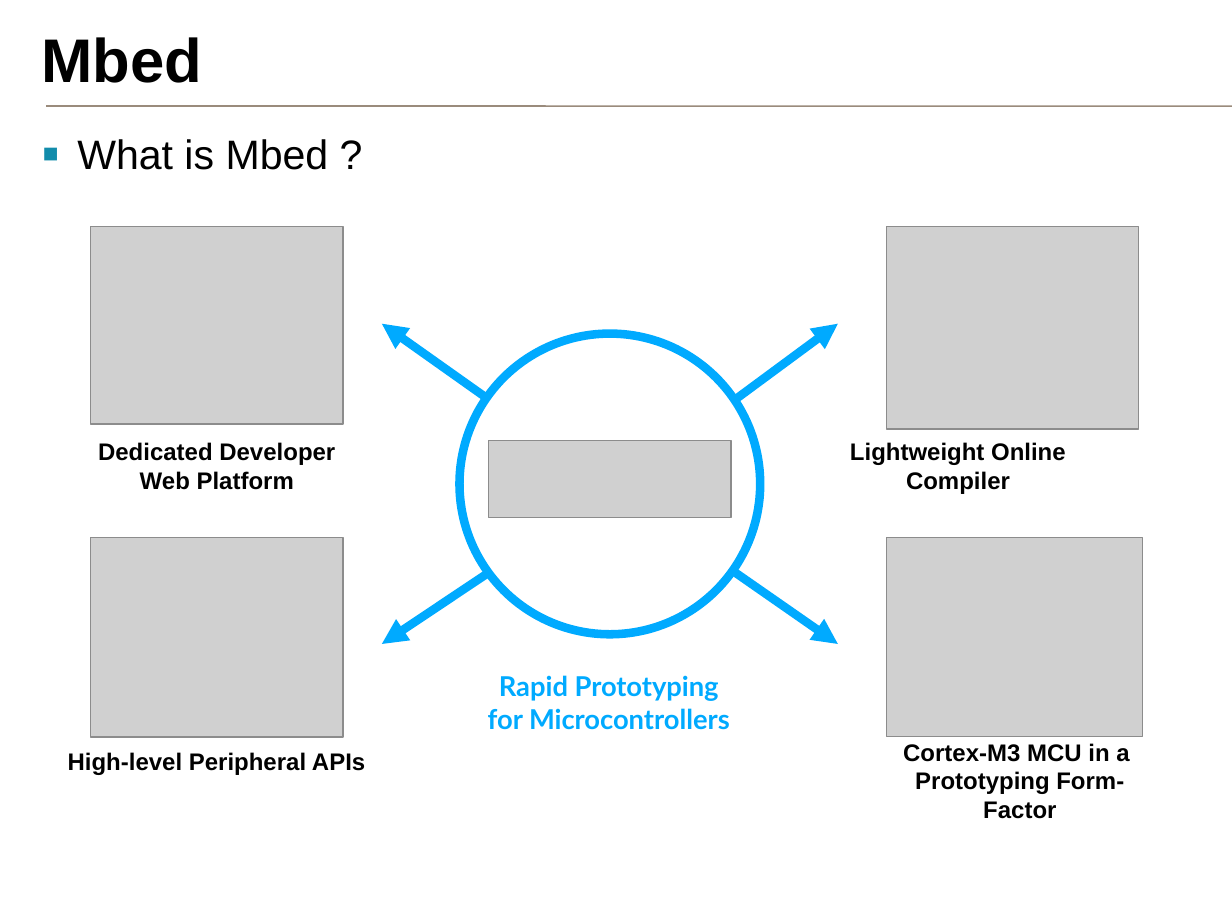
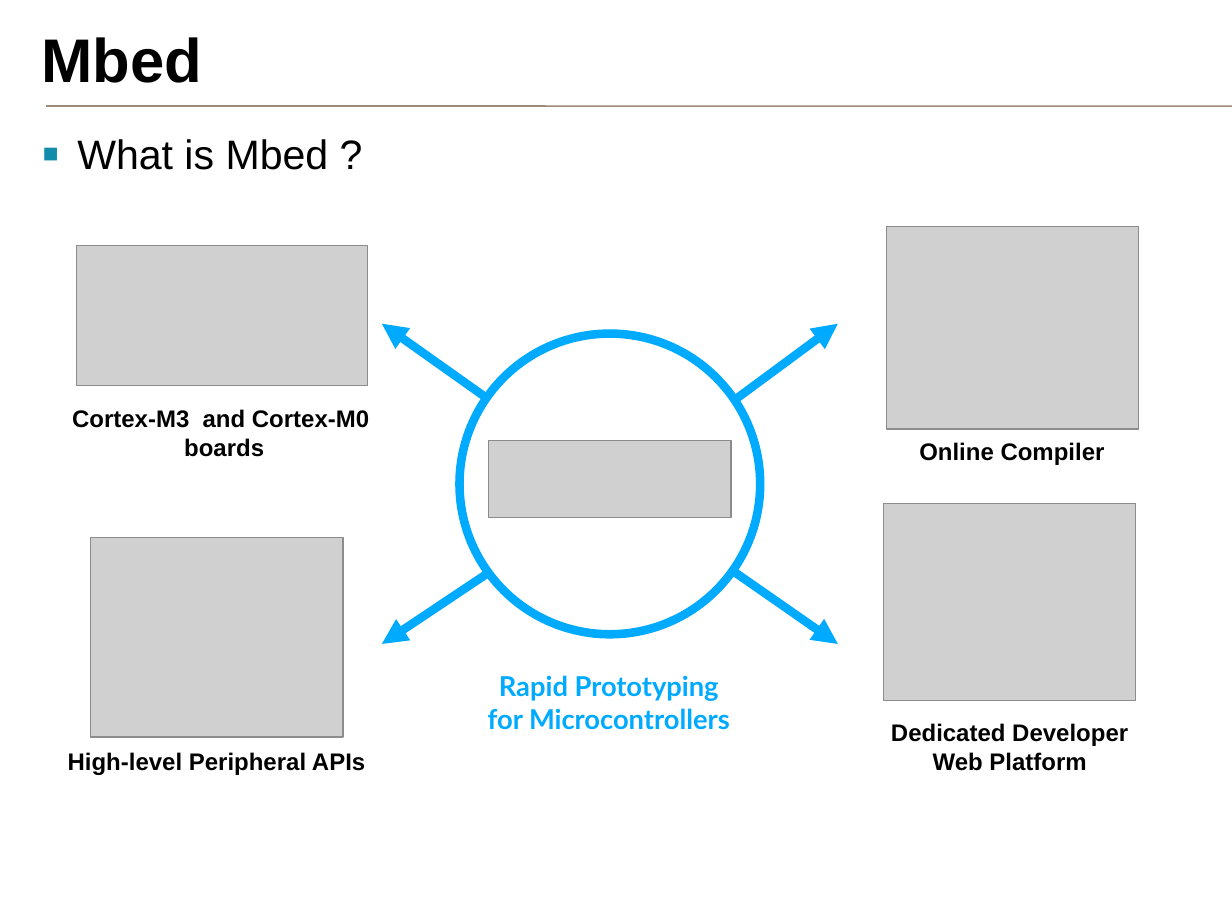
Before and after one commit to samux/ARM-internship-report, a slide deck: slide 3 of presentation_en/pres.pptx. Drawn at 1232x924 pixels with LibreOffice and Linux fonts; fonts in the diff are those of the drawing; grey boxes stand for pictures; background and template pictures are left out. Boxes give left, top, right and bottom in pixels: in the first picture for what was removed or moved away, otherwise in the second. Text is boxed around its words. In the diff, an @@ line names an element or a change of style, - is before the commit and + after.

```diff
--- a/presentation_en/pres.pptx
+++ b/presentation_en/pres.pptx
@@ picture added at <box>76,245,368,386</box> @@
@@ text at <box>72,409,369,457</box>: text changed @@
-Cortex-M3 MCU in a
-Prototyping Form-Factor
+Cortex-M3 and Cortex-M0
+boards
@@ text at <box>919,442,1105,465</box>: text changed @@
-Lightweight Online Compiler
+Online Compiler
@@ picture: place and size @@
-picture at <box>91,227,344,424</box>
+picture at <box>883,504,1136,701</box>
@@ picture removed at <box>886,537,1142,737</box> @@
@@ text "Dedicated Developer Web Platform": place and size @@
-text "Dedicated Developer Web Platform" at <box>98,442,335,490</box>
+text "Dedicated Developer Web Platform" at <box>891,723,1128,771</box>
```
Also in this commit, not shown: 7 other slides changed, 7 other files.
